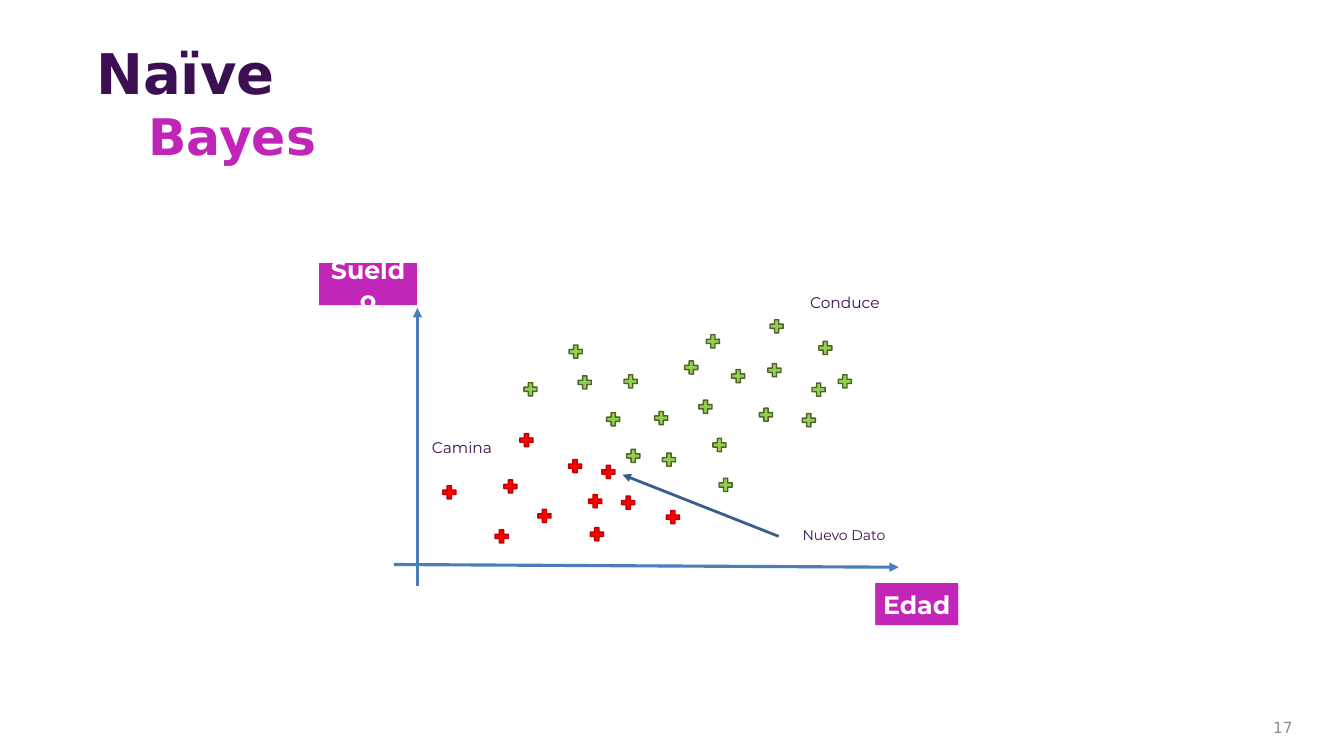
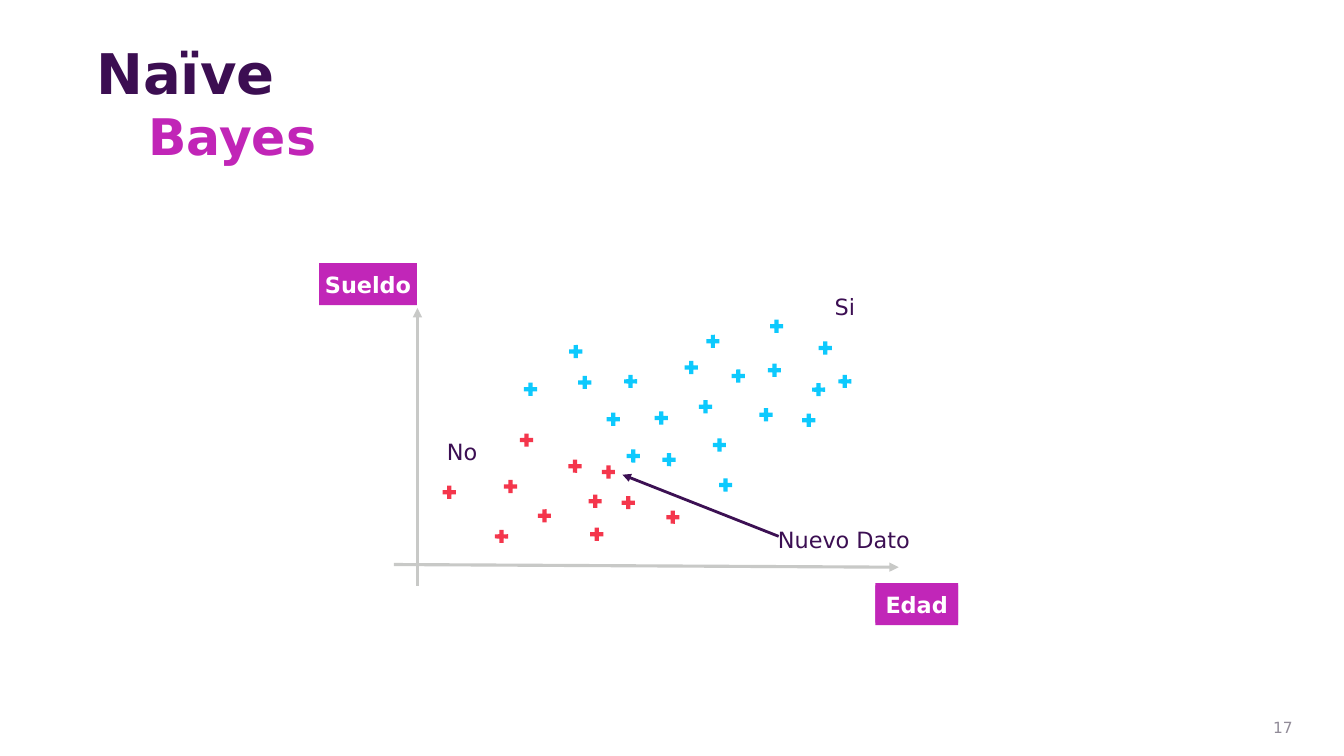
Before and after one commit to csameshiman/Axity_Curso_ML_2023, a slide deck: slide 17 of Diapositivas/Parte 03.Clasificación/03_03_Naive_Bayes.pptx. Drawn at 1344x756 pixels with LibreOffice and Linux fonts; fonts in the diff are those of the drawing; background and template pictures are left out. Boxes give left, top, right and bottom in pixels: in the first picture for what was removed or moved away, otherwise in the second. Text is boxed around its words. In the diff, an @@ line names an element or a change of style, - is before the commit and + after.

```diff
--- a/Diapositivas/Parte 03.Clasificación/03_03_Naive_Bayes.pptx
+++ b/Diapositivas/Parte 03.Clasificación/03_03_Naive_Bayes.pptx
@@ rectangle "Sueldo" at (320, 265, 417, 302): size 18 to 16 pt, font Montserrat to DejaVu Sans @@
@@ rectangle "Sueldo": place and size @@
-rectangle "Sueldo" at (320, 264, 417, 306)
+rectangle "Sueldo" at (320, 265, 417, 302)
@@ text removed at (810, 296, 880, 308) @@
-Conduce
@@ text added at (835, 298, 855, 316), 16 pt, text #3C0F53 @@
+Si
@@ arrow (417, 586) - (417, 309): stroke #4A7EBB 2.25 pt to #C8C9C7 2.25 pt @@
@@ fill #92D050 to #0DC9FD; outline #4F6228 1 pt to none in 21 elements at (810, 381, 827, 398), (683, 358, 700, 376), (653, 410, 670, 427), (625, 447, 642, 464), (711, 436, 728, 453), (576, 374, 593, 391), (623, 373, 640, 390), (704, 333, 721, 350), (766, 361, 783, 379), (768, 318, 785, 335), (604, 411, 622, 428), (758, 406, 775, 423), (717, 476, 734, 494), (567, 343, 584, 360), (522, 381, 539, 398), (697, 398, 714, 415), (817, 339, 834, 356), (800, 412, 817, 429), (836, 373, 853, 390), (661, 451, 678, 468), (729, 368, 747, 385) @@
@@ text removed at (432, 441, 492, 453) @@
-Camina
@@ text added at (447, 443, 477, 461), 16 pt, text #3C0F53 @@
+No
@@ fill #FF0000 to #F4364C; outline #C00000 1 pt to none in 11 elements at (441, 483, 458, 501), (502, 477, 519, 495), (620, 495, 637, 512), (566, 457, 583, 474), (518, 431, 535, 448), (664, 509, 681, 526), (536, 508, 553, 525), (586, 493, 603, 510), (494, 528, 511, 545), (588, 526, 605, 543), (600, 463, 618, 480) @@
@@ arrow (779, 536) - (623, 475): stroke #3A5E8A 2 pt to #3C1053 2 pt @@
@@ text "Nuevo Dato" at (778, 531, 909, 549): size 10 to 16 pt, font Montserrat to DejaVu Sans @@
@@ arrow (394, 565) - (899, 568): stroke #4A7EBB 2.25 pt to #C8C9C7 2.25 pt @@
@@ rectangle "Edad" at (875, 586, 958, 623): size 18 to 16 pt, font Montserrat to DejaVu Sans @@
```
Also in this commit, not shown: 14 other slides changed.
